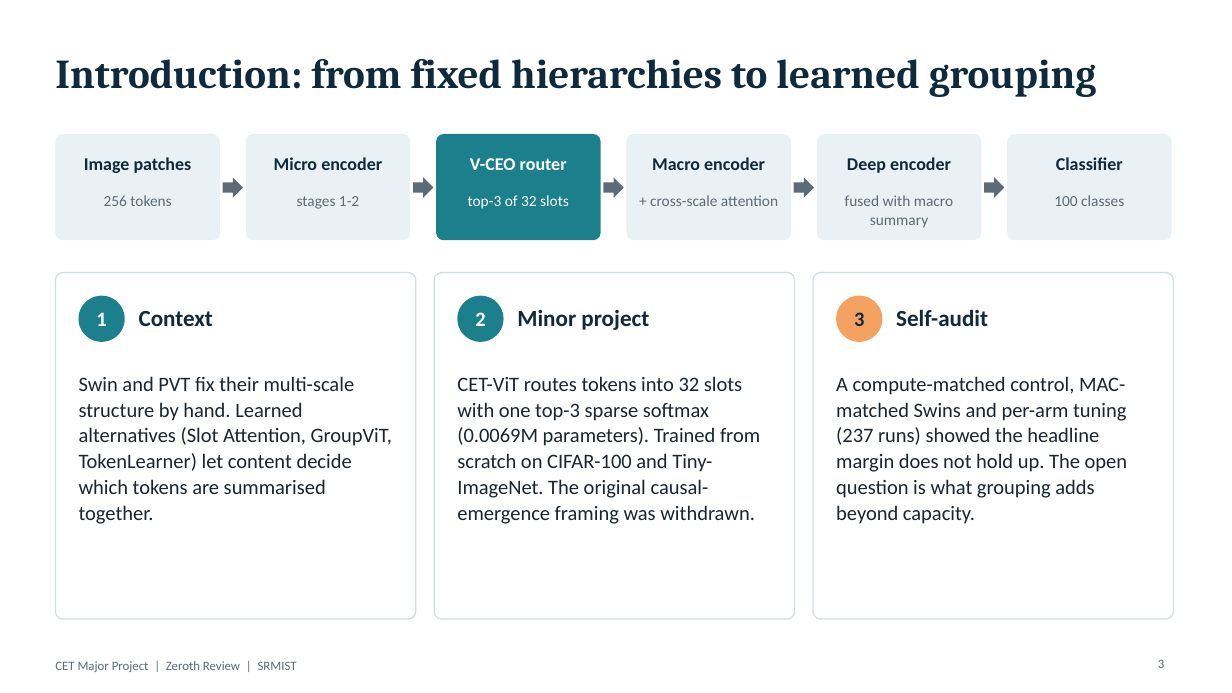
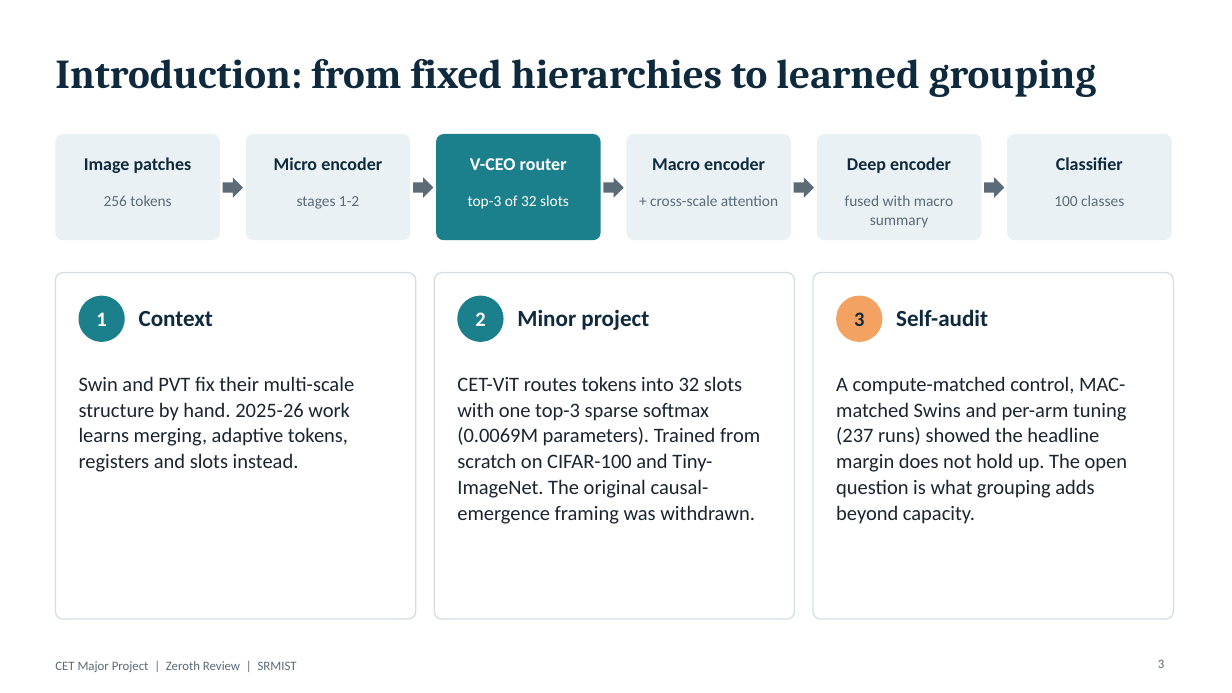
Before and after one commit to DhruvJyotiDas/RESEARCH, a slide deck: slide 3 of zeroth_review/CET_Major_Project_Zeroth_Review.pptx. Drawn at 1232x693 pixels with LibreOffice and Linux fonts; fonts in the diff are those of the drawing. Boxes give left, top, right and bottom in pixels: in the first picture for what was removed or moved away, otherwise in the second. Text is boxed around its words. In the diff, an @@ line names an element or a change of style, - is before the commit and + after.

```diff
--- a/zeroth_review/CET_Major_Project_Zeroth_Review.pptx
+++ b/zeroth_review/CET_Major_Project_Zeroth_Review.pptx
@@ text at (x1=79, y1=376, x2=355, y2=472): text changed @@
-Swin and PVT fix their multi-scale structure by hand. Learned alternatives (Slot Attention, GroupViT, TokenLearner) let content decide which tokens are summarised together.
+Swin and PVT fix their multi-scale structure by hand. 2025-26 work learns merging, adaptive tokens, registers and slots instead.
```
Also in this commit, not shown: 4 other slides changed, 2 slides added, 1 slide removed, 2 other files.
